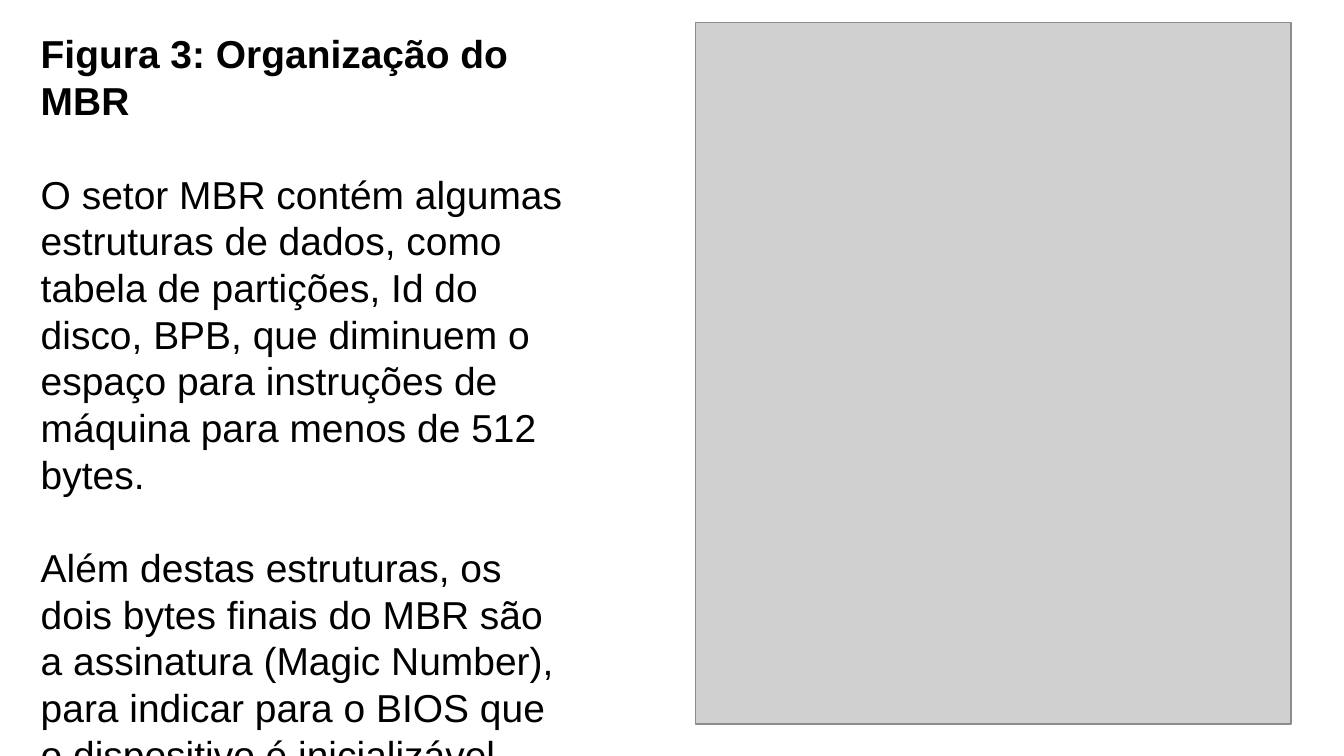
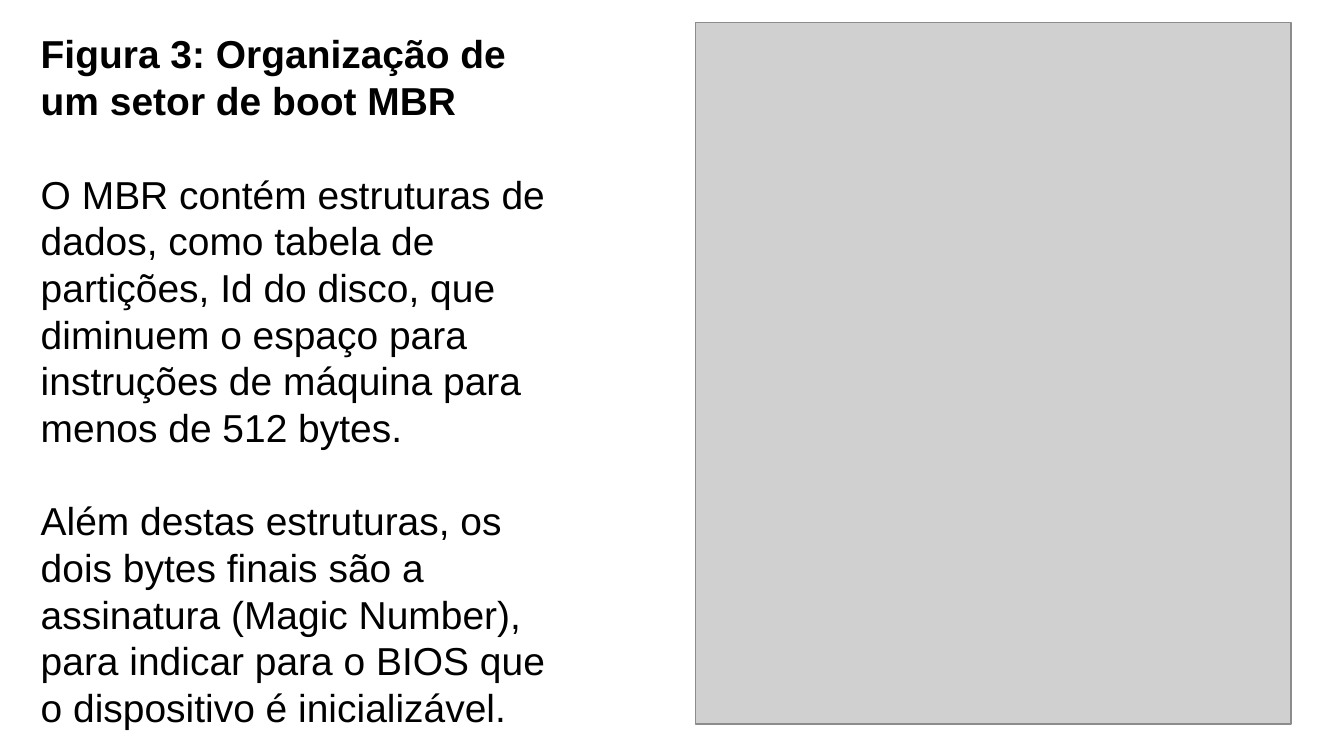
Before and after one commit to LeandroApAlmeida/Bootloader, a slide deck: slide 18 of doc/Fakenix.odp. Drawn at 1344x756 pixels with LibreOffice and Linux fonts; fonts in the diff are those of the drawing; grey boxes stand for pictures. Boxes give left, top, right and bottom in pixels: in the first picture for what was removed or moved away, otherwise in the second. Text is boxed around its words. In the diff, an @@ line names an element or a change of style, - is before the commit and + after.

```diff
--- a/doc/Fakenix.odp
+++ b/doc/Fakenix.odp
@@ text at box(41, 39, 545, 729): text changed @@
-Figura 3: Organização do MBR
-O setor MBR contém algumas estruturas de dados, como tabela de partições, Id do disco, BPB, que diminuem o espaço para instruções de máquina para menos de 512 bytes.
-Além destas estruturas, os dois bytes finais do MBR são a assinatura (Magic Number), para indicar para o BIOS que o dispositivo é inicializável.
+Figura 3: Organização de um setor de boot MBR
+O MBR contém estruturas de dados, como tabela de partições, Id do disco, que diminuem o espaço para instruções de máquina para menos de 512 bytes.
+Além destas estruturas, os dois bytes finais são a assinatura (Magic Number), para indicar para o BIOS que o dispositivo é inicializável.
```
Also in this commit, not shown: 9 other slides changed, 1 other file.
